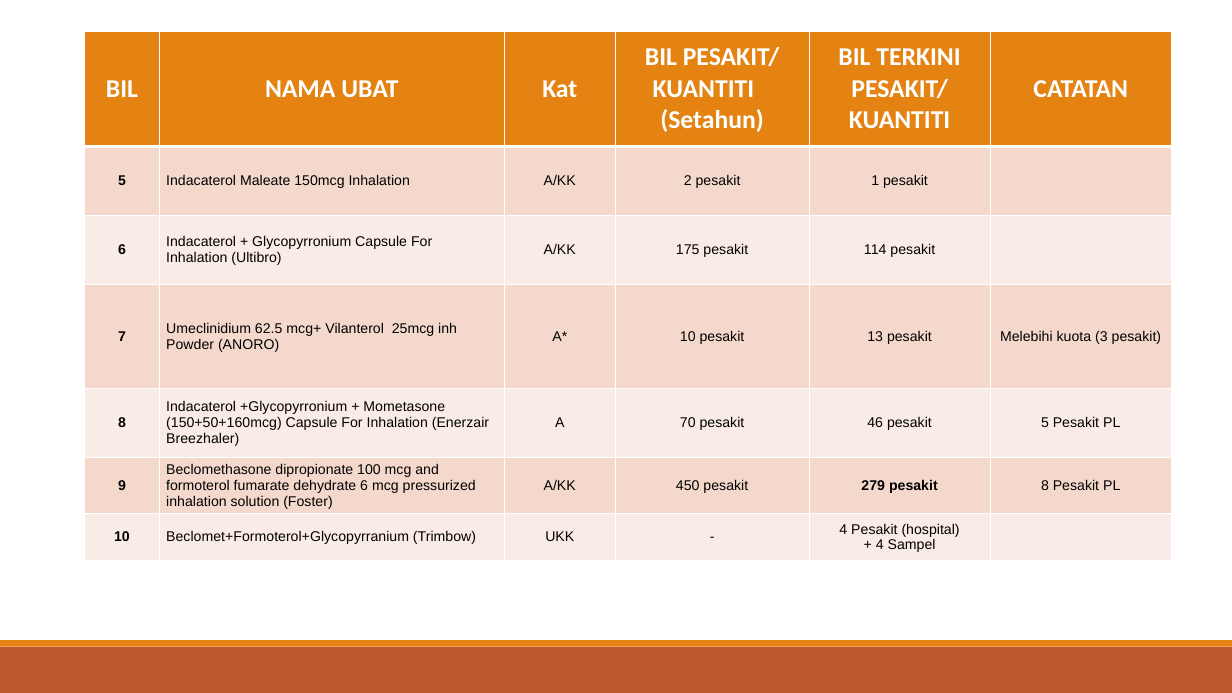
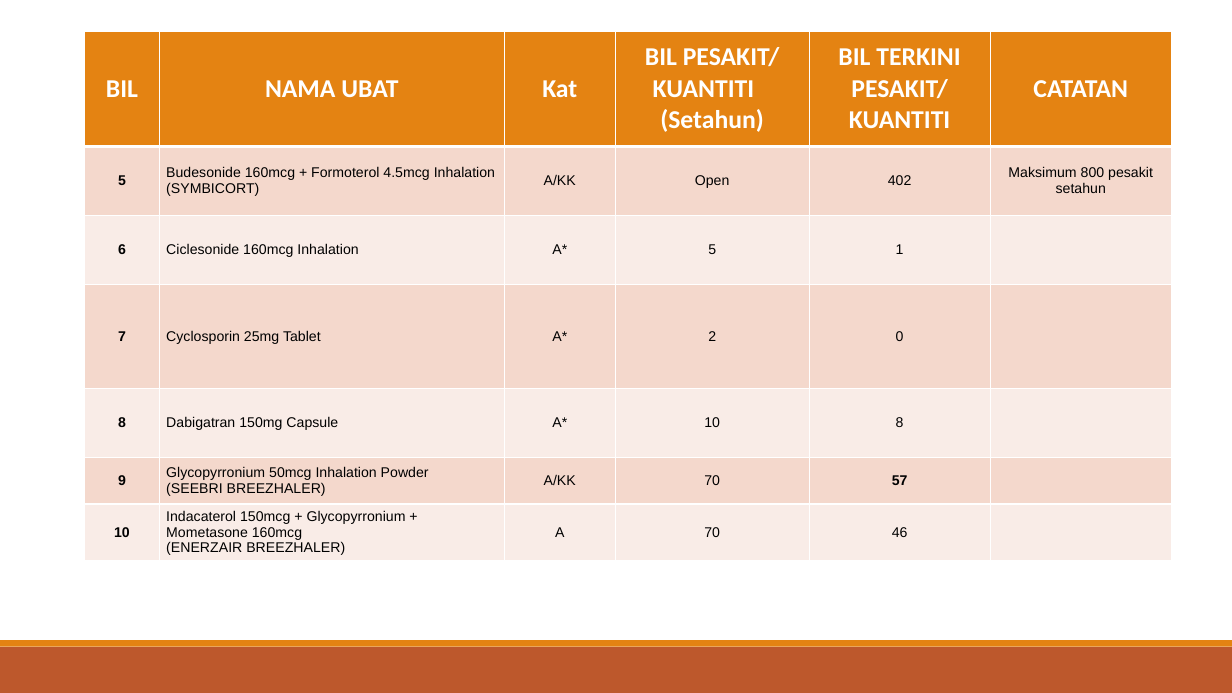
Before and after one commit to JooSzeHao/PUB-Kuota-Discussion, a slide deck: slide 3 of slides/Slide_Pre_JKUT_PULMONOLOGI_Feb_2026_UPDATED.pptx. Drawn at 1232x693 pixels with LibreOffice and Linux fonts; fonts in the diff are those of the drawing. Boxes give left, top, right and bottom in pixels: in the first picture for what was removed or moved away, otherwise in the second. Text is boxed around its words. In the diff, an @@ line names an element or a change of style, - is before the commit and + after.

```diff
--- a/slides/Slide_Pre_JKUT_PULMONOLOGI_Feb_2026_UPDATED.pptx
+++ b/slides/Slide_Pre_JKUT_PULMONOLOGI_Feb_2026_UPDATED.pptx
@@ table at (x1=85, y1=31, x2=1172, y2=559) @@
-row 2: 5 | Indacaterol Maleate 150mcg Inhalation | A/KK | 2 pesakit | 1 pesakit | 
+row 2: 5 | Budesonide 160mcg + Formoterol 4.5mcg Inhalation / (SYMBICORT) | A/KK | Open | 402 | Maksimum 800 pesakit setahun
-row 3: 6 | Indacaterol + Glycopyrronium Capsule For Inhalation (Ultibro) | A/KK | 175 pesakit | 114 pesakit | 
+row 3: 6 | Ciclesonide 160mcg Inhalation | A* | 5 | 1 | 
-row 4: 7 | Umeclinidium 62.5 mcg+ Vilanterol 25mcg inh Powder (ANORO) | A* | 10 pesakit | 13 pesakit | Melebihi kuota (3 pesakit)
+row 4: 7 | Cyclosporin 25mg Tablet | A* | 2 | 0 | 
-row 5: 8 | Indacaterol +Glycopyrronium + Mometasone (150+50+160mcg) Capsule For Inhalation (Enerzair Breezhaler) | A | 70 pesakit | 46 pesakit | 5 Pesakit PL
+row 5: 8 | Dabigatran 150mg Capsule | A* | 10 | 8 | 
-row 6: 9 | Beclomethasone dipropionate 100 mcg and formoterol fumarate dehydrate 6 mcg pressurized inhalation solution (Foster) | A/KK | 450 pesakit | 279 pesakit | 8 Pesakit PL
+row 6: 9 | Glycopyrronium 50mcg Inhalation Powder / (SEEBRI BREEZHALER) | A/KK | 70 | 57 | 
-row 7: 10 | Beclomet+Formoterol+Glycopyrranium (Trimbow) | UKK | - | 4 Pesakit (hospital) / + 4 Sampel | 
+row 7: 10 | Indacaterol 150mcg + Glycopyrronium + Mometasone 160mcg / (ENERZAIR BREEZHALER) | A | 70 | 46 | 
```
Also in this commit, not shown: 4 other slides changed, 1 slide added, 3 slides removed.
